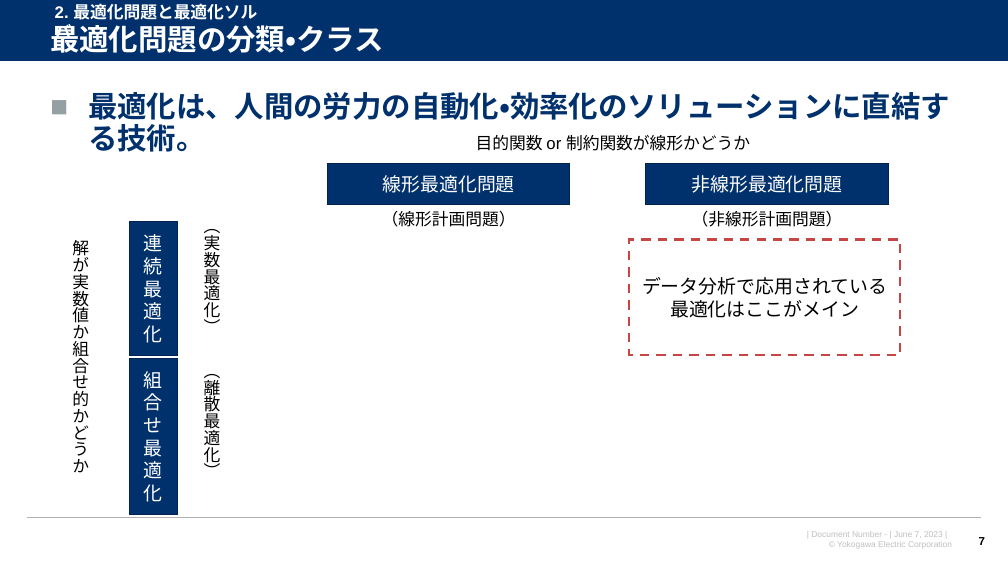
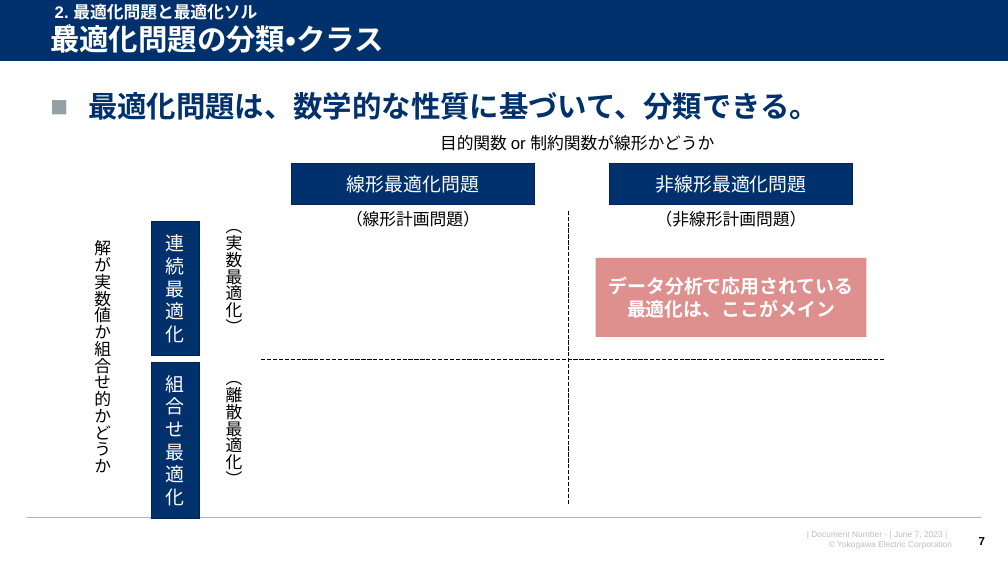
Before and after one commit to watarukumagai-git/opt, a slide deck: slide 7 of JDLA/StudyGroup/DS_StudyGroup 2023_01.pptx. Drawn at 1008x567 pixels with LibreOffice and Linux fonts; fonts in the diff are those of the drawing; background and template pictures are left out. Boxes give left, top, right and bottom in pixels: in the first picture for what was removed or moved away, otherwise in the second. Text is boxed around its words. In the diff, an @@ line names an element or a change of style, - is before the commit and + after.

```diff
--- a/JDLA/StudyGroup/DS_StudyGroup 2023_01.pptx
+++ b/JDLA/StudyGroup/DS_StudyGroup 2023_01.pptx
@@ text at [88,92,819,120]: text changed @@
-■ 最適化は、人間の労力の自動化・効率化のソリューションに直結する技術。
+■ 最適化問題は、数学的な性質に基づいて、分類できる。
@@ 3 texts, 2 rectangles: place and size @@
-3 texts, 2 rectangles at [327,135,889,227]
+3 texts, 2 rectangles at [292,135,853,227]
@@ 2 texts, 1 rectangle: place and size @@
-2 texts, 1 rectangle at [72,222,221,473]
+2 texts, 1 rectangle at [94,222,243,473]
@@ line added from (568, 211) to (568, 505), #000000 0.5 pt dashed @@
@@ rectangle "データ分析で応用されている": place and size @@
-rectangle "データ分析で応用されている" at [629,240,900,355]
+rectangle "データ分析で応用されている" at [596,258,867,337]
@@ rectangle "データ分析で応用されている" at [596,258,867,337]: fill #FFFFFF to #C74643 at 60% opacity; outline #C74643 2.25 pt dashed to none @@
@@ text in rectangle at [608,277,853,295]: text colour #000000 to #FFFFFF, bold on in "データ分析で応用されている" @@
@@ text in rectangle at [627,300,835,318]: text changed; text colour #000000 to #FFFFFF; bold on @@
-最適化はここがメイン
+最適化は、ここがメイン
@@ line added from (261, 359) to (885, 359), #000000 0.5 pt dashed @@
@@ rectangle "組合せ最適化": place and size @@
-rectangle "組合せ最適化" at [129,358,178,514]
+rectangle "組合せ最適化" at [151,363,200,519]
@@ text "（離散最適化）": place and size @@
-text "（離散最適化）" at [204,377,221,466]
+text "（離散最適化）" at [226,384,243,473]
```
Also in this commit, not shown: 4 other slides changed, 14 slides added, 15 slides removed.
